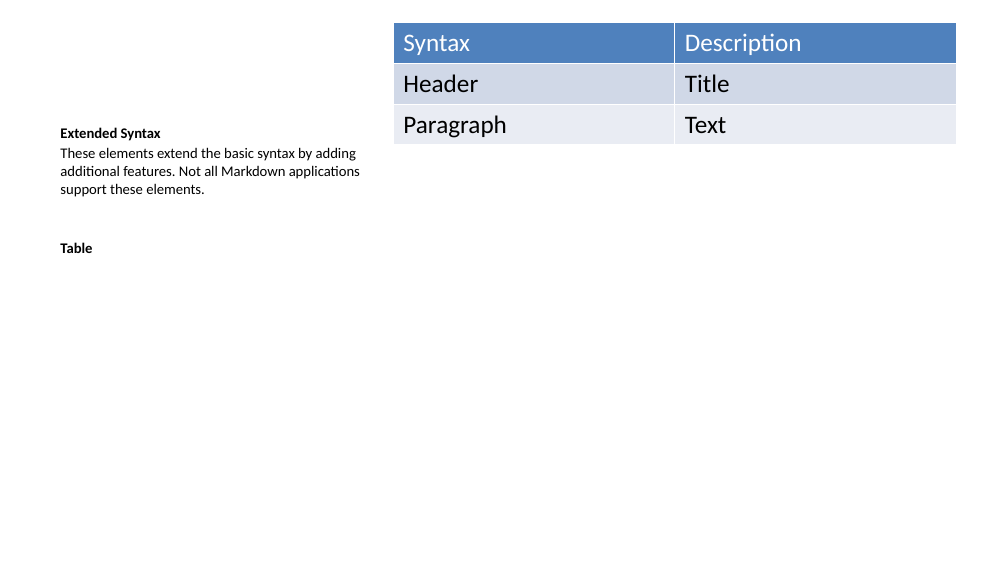
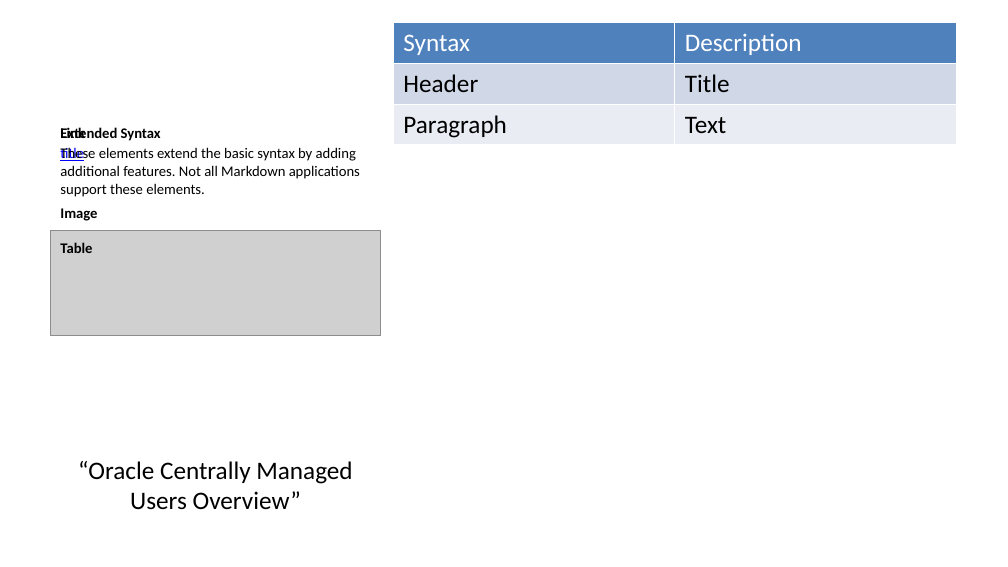
Before and after one commit to oehrlis/docker-pandoc, a slide deck: slide 3 of sample/sample.pptx (slide 4 before the commit). Drawn at 1008x567 pixels with LibreOffice and Linux fonts; fonts in the diff are those of the drawing; grey boxes stand for pictures. Boxes give left, top, right and bottom in pixels: in the first picture for what was removed or moved away, otherwise in the second. Text is boxed around its words. In the diff, an @@ line names an element or a change of style, - is before the commit and + after.

```diff
--- a/sample/sample.pptx
+++ b/sample/sample.pptx
@@ text added at bbox=[60, 127, 97, 221], 10.5 pt, text #000000, bold @@
+Link
+title
+Image
@@ picture added at bbox=[50, 231, 381, 336] @@
@@ text added at bbox=[78, 461, 352, 510], 18 pt, text #000000 @@
+“Oracle Centrally Managed Users Overview”
```
Also in this commit, not shown: 2 other slides changed, 1 slide removed, 10 other files.
